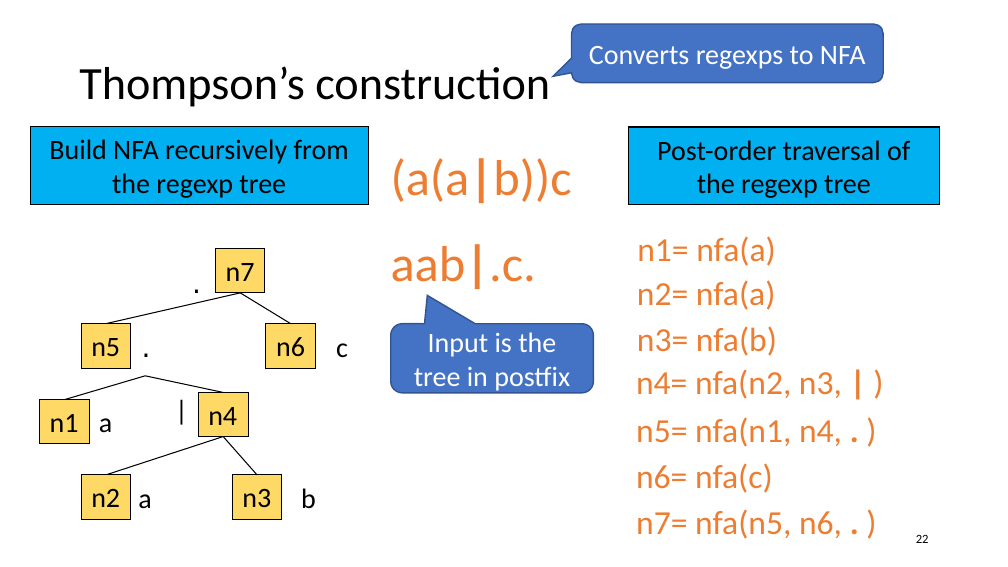
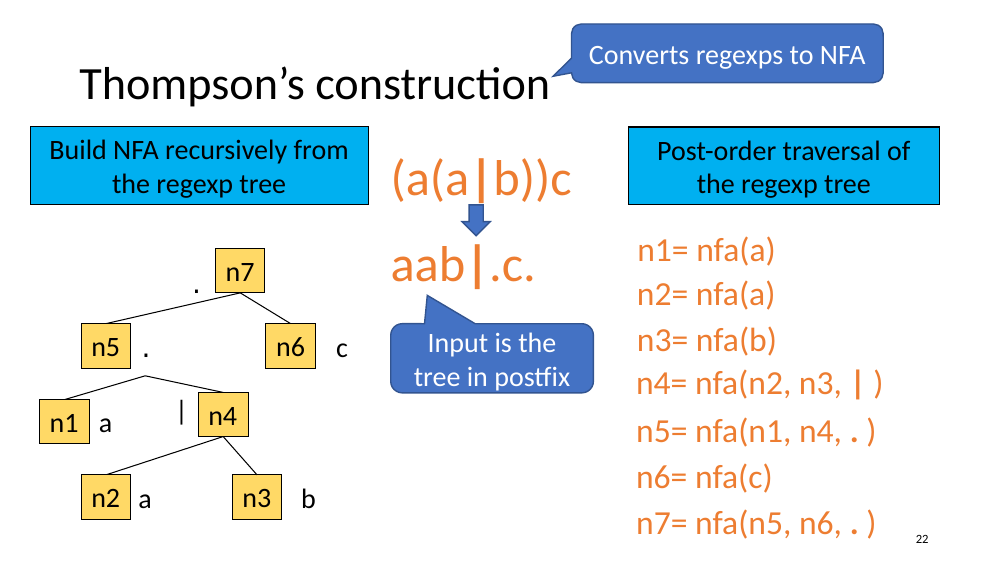
Before and after one commit to anoopsarkar/compilers-class, a slide deck: slide 22 of assets/ppt/lex/lex5-regexps-to-nfa.pptx. Drawn at 1008x567 pixels with LibreOffice and Linux fonts; fonts in the diff are those of the drawing. Boxes give left, top, right and bottom in pixels: in the first picture for what was removed or moved away, otherwise in the second. Text is boxed around its words. In the diff, an @@ line names an element or a change of style, - is before the commit and + after.

```diff
--- a/assets/ppt/lex/lex5-regexps-to-nfa.pptx
+++ b/assets/ppt/lex/lex5-regexps-to-nfa.pptx
@@ down arrow added at box(462, 205, 490, 236), fill #4472C4, outline #325491 1 pt @@
```
Also in this commit, not shown: 8 other slides changed, 5 other files.
